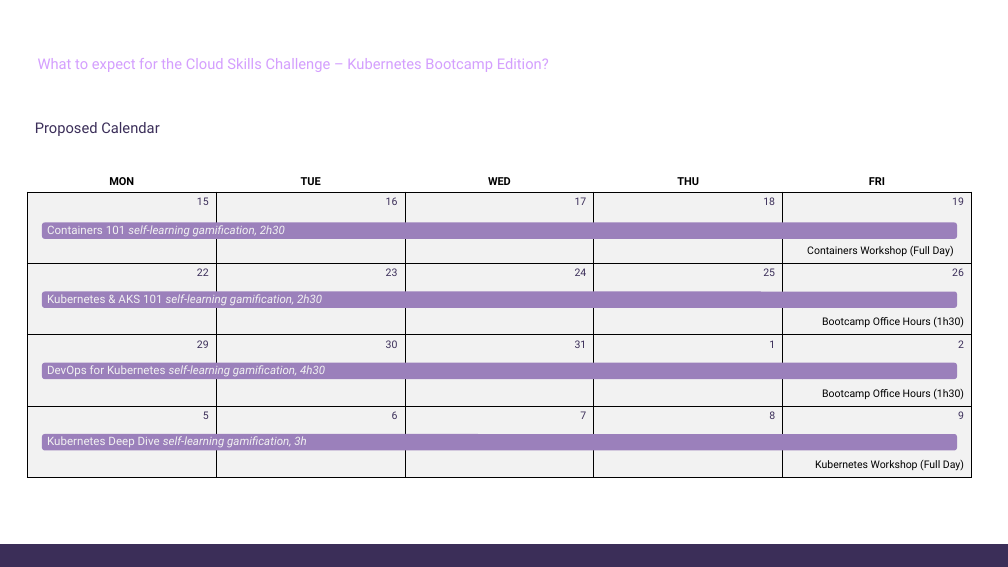
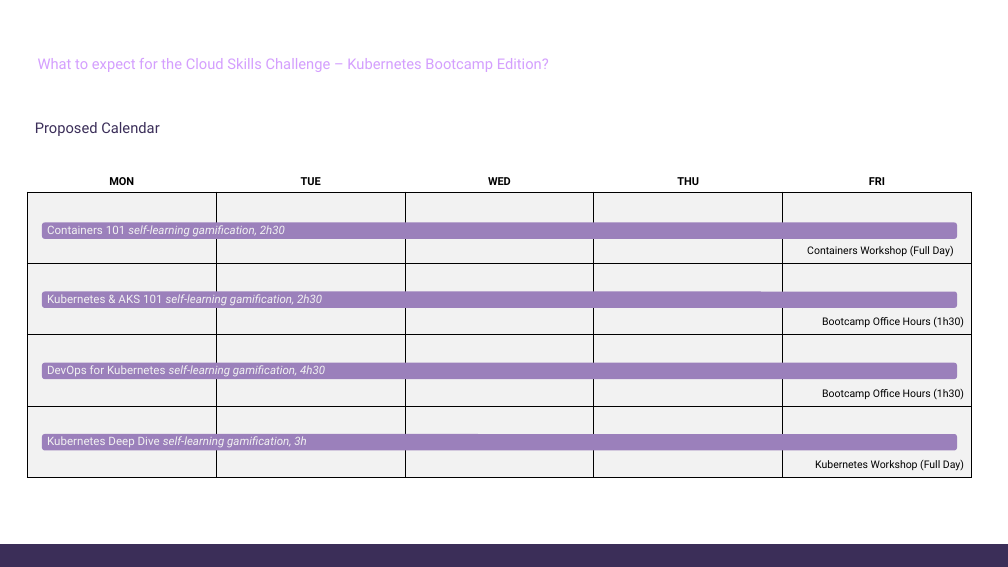
Before and after one commit to azurept/csc, a slide deck: slide 7 of Kubernetes Bootcamp/[KB] Customer Facing Deck.pptx (slide 6 before the commit). Drawn at 1008x567 pixels with LibreOffice and Linux fonts; fonts in the diff are those of the drawing; background and template pictures are left out. Boxes give left, top, right and bottom in pixels: in the first picture for what was removed or moved away, otherwise in the second. Text is boxed around its words. In the diff, an @@ line names an element or a change of style, - is before the commit and + after.

```diff
--- a/Kubernetes Bootcamp/[KB] Customer Facing Deck.pptx
+++ b/Kubernetes Bootcamp/[KB] Customer Facing Deck.pptx
@@ table at bbox=[27, 143, 972, 478] @@
-row 2: 15 | 16 | 17 | 18 | 19 / Containers Workshop (Full Day)
+row 2:  |  |  |  | Containers Workshop (Full Day)
-row 3: 22 | 23 | 24 | 25 | 26 / Bootcamp Office Hours (1h30)
+row 3:  |  |  |  | Bootcamp Office Hours (1h30)
-row 4: 29 | 30 | 31 | 1 | 2 / Bootcamp Office Hours (1h30)
+row 4:  |  |  |  | Bootcamp Office Hours (1h30)
-row 5: 5 | 6 | 7 | 8 | 9 / Kubernetes Workshop (Full Day)
+row 5:  |  |  |  | Kubernetes Workshop (Full Day)
```
Also in this commit, not shown: 2 other slides changed, 1 slide added, 7 other files.
